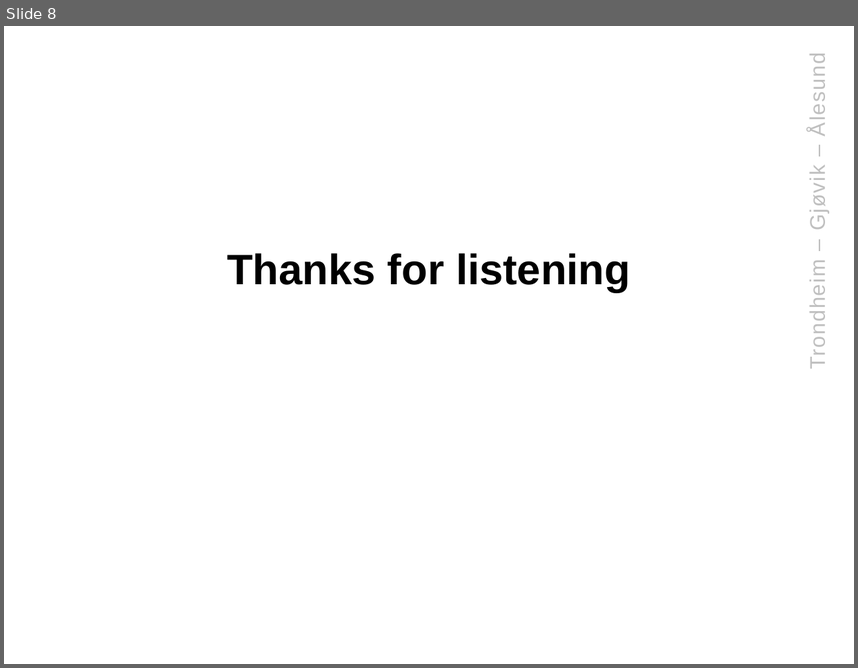
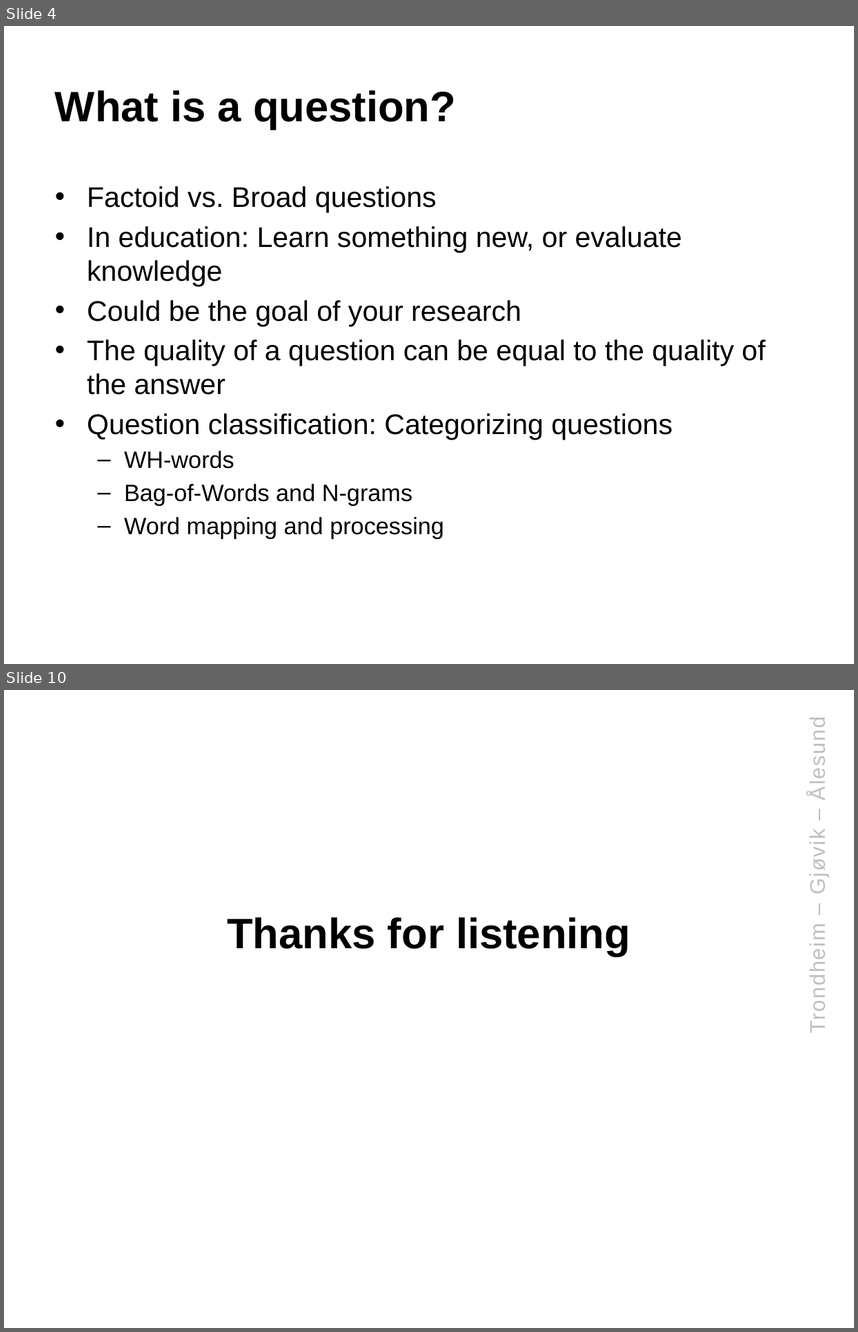
Before and after one commit to klAndersen/IMT4904_Msc_Presentation, a slide deck: IMT4904_Msc_Presentation.pptx. Shown one above the other, each under a label of ours: slide 8 before the commit, slides 4 and 10 after it; the slides between them are not shown. The pictures are 858x668 and 858x1332 pixels, drawn with LibreOffice and Linux fonts; fonts in the diff are those of the drawing; background and template pictures are left out. Boxes give left, top, right and bottom in pixels: in the first picture for what was removed or moved away, otherwise in the second. Text is boxed around its words. In the diff, an @@ line names an element or a change of style, - is before the commit and + after.

```diff
--- a/IMT4904_Msc_Presentation.pptx
+++ b/IMT4904_Msc_Presentation.pptx
@@ slide 4 added at <box>4,26,854,664</box>, background #FFFFFF; not listed: 1 template element that a slide beside it also shows @@
@@ title added at <box>55,90,456,129</box>, 36 pt, text #000000, bold @@
+What is a question?
@@ text added at <box>87,186,765,538</box>, 24 pt, text #000000 @@
+• Factoid vs. Broad questions
+• In education: Learn something new, or evaluate knowledge
+• Could be the goal of your research
+• The quality of a question can be equal to the quality of the answer
+• Question classification: Categorizing questions
+  – WH-words
+  – Bag-of-Words and N-grams
+  – Word mapping and processing
@@ what was slide 8 is now slide 10 @@
```
Also in this commit, not shown: 7 slides changed, 1 other slide added, 1 other file.
